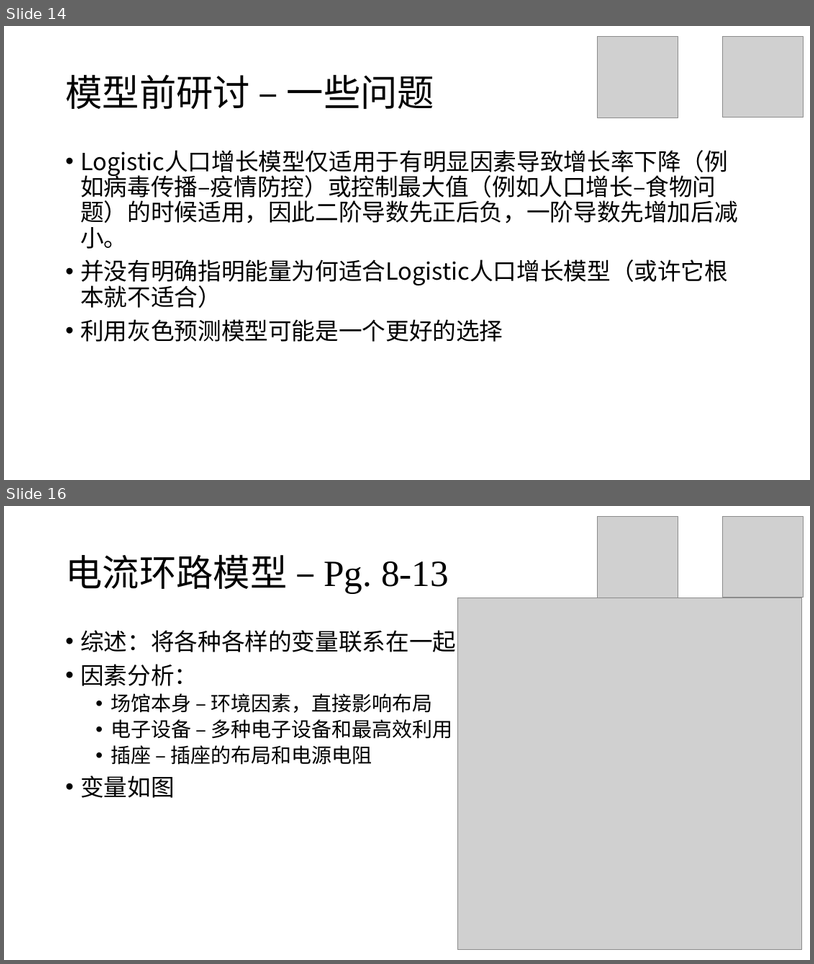
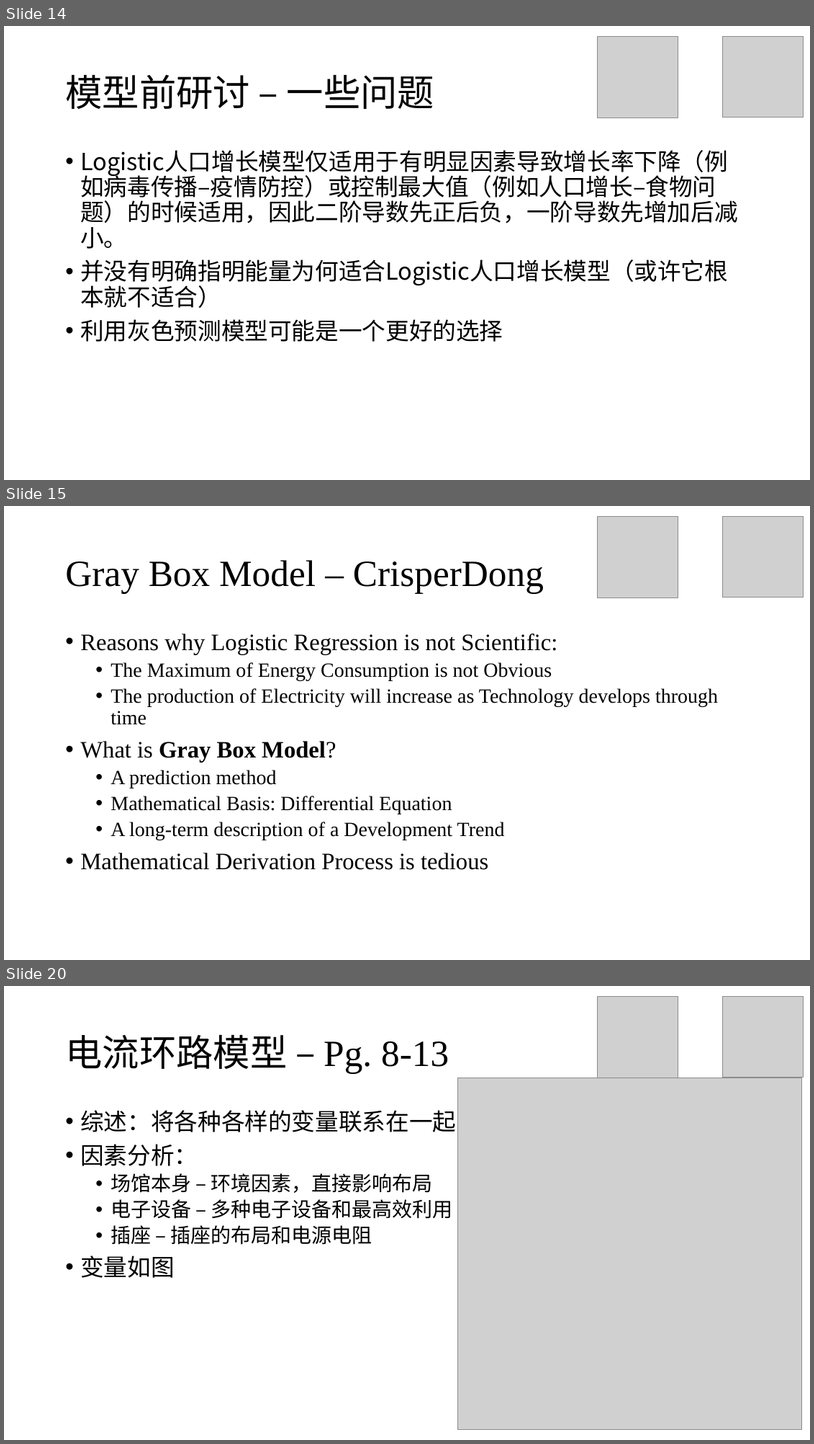
Before and after one commit to stOOrz-Science-Mind/2019_HiMCM_A_10005, a slide deck: 10005.pptx. Shown one above the other, each under a label of ours: slides 14 and 16 before the commit, slides 14, 15 and 20 after it; the slides between them are not shown. The pictures are 814x964 and 814x1444 pixels, drawn with LibreOffice and Linux fonts; fonts in the diff are those of the drawing; grey boxes stand for pictures. Boxes give left, top, right and bottom in pixels: in the first picture for what was removed or moved away, otherwise in the second. Text is boxed around its words. In the diff, an @@ line names an element or a change of style, - is before the commit and + after.

Commit message:
add grey prediction

```diff
--- a/10005.pptx
+++ b/10005.pptx
@@ slide 15 added at [4,506,810,960], background #FFFFFF @@
@@ picture added at [598,516,679,597] @@
@@ picture added at [723,516,804,597] @@
@@ title added at [65,560,544,593], 44 pt, text #000000 @@
+Gray Box Model – CrisperDong
@@ text added at [80,633,718,870], 24 pt, text #000000 @@
+• Reasons why Logistic Regression is not Scientific:
+  • The Maximum of Energy Consumption is not Obvious
+  • The production of Electricity will increase as Technology develops through time
+• What is Gray Box Model?
+  • A prediction method
+  • Mathematical Basis: Differential Equation
+  • A long-term description of a Development Trend
+• Mathematical Derivation Process is tedious
@@ what was slide 16 is now slide 20 @@
```
Also in this commit, not shown: 4 other slides added, 1 slide removed, 1 other file.
